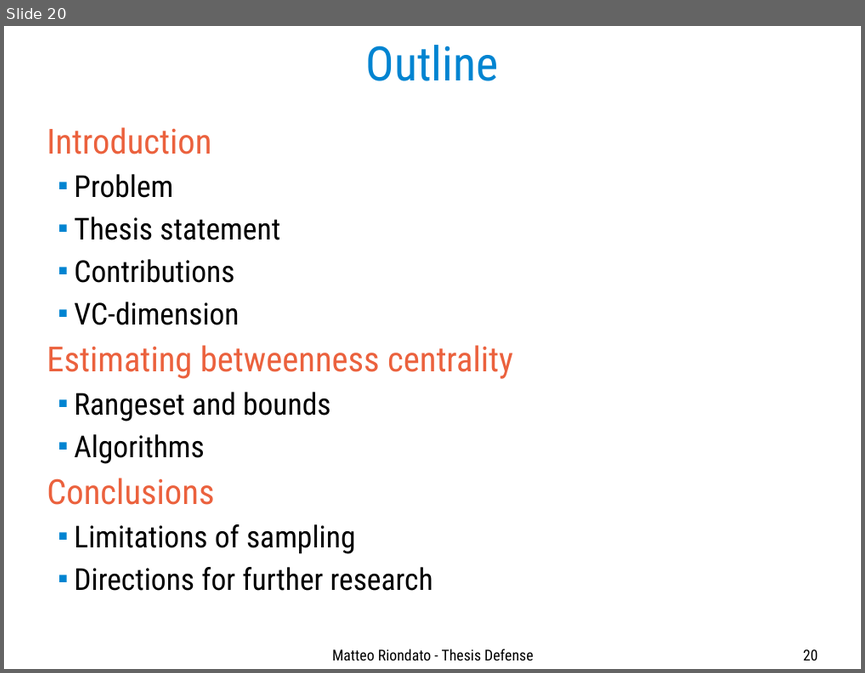
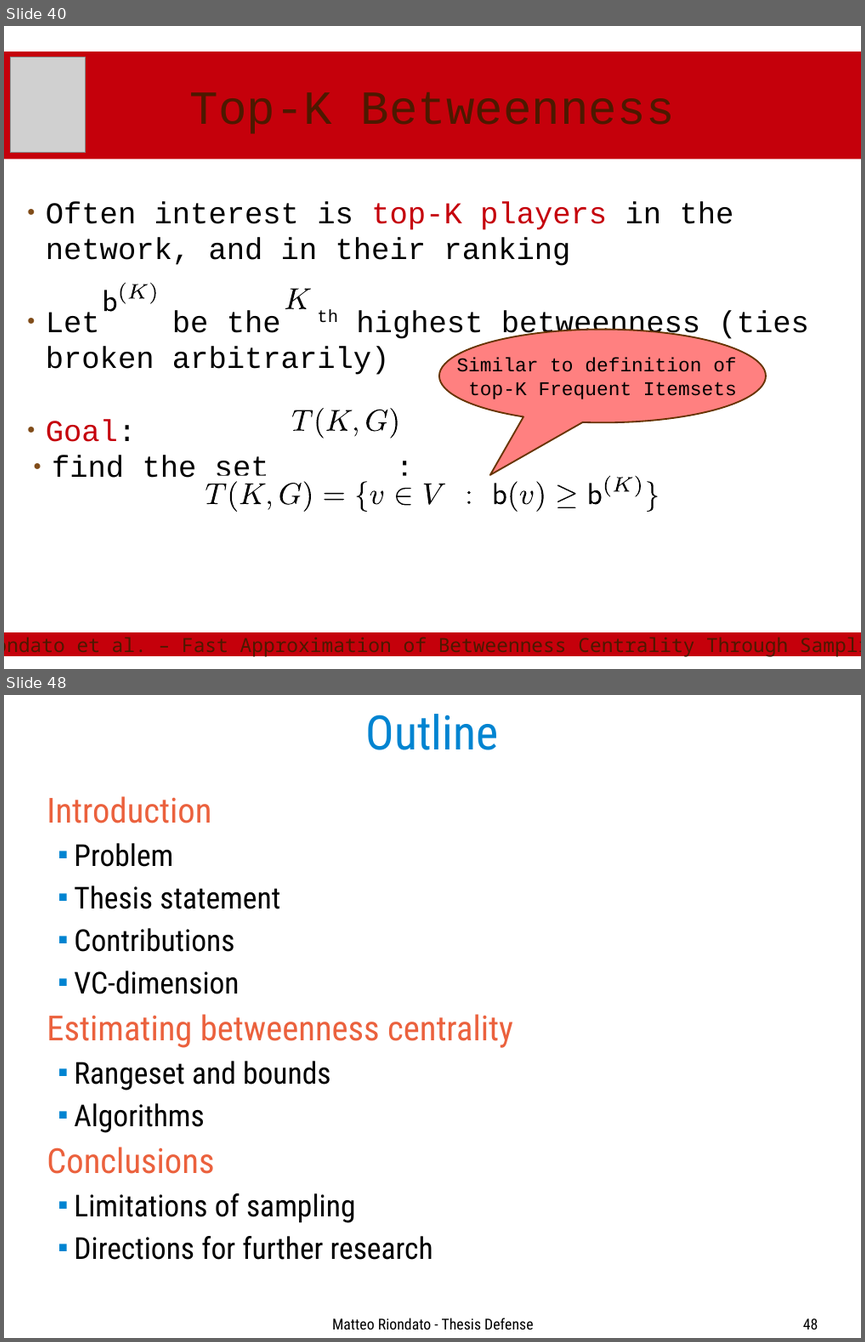
Before and after one commit to ZhizhongIsaacChen/dissertation, a slide deck: defense/Defense-talk.odp. Shown one above the other, each under a label of ours: slide 20 before the commit, slides 40 and 48 after it; the slides between them are not shown. The pictures are 865x673 and 865x1342 pixels, drawn with LibreOffice and Linux fonts; fonts in the diff are those of the drawing; grey boxes stand for pictures. Boxes give left, top, right and bottom in pixels: in the first picture for what was removed or moved away, otherwise in the second. Text is boxed around its words. In the diff, an @@ line names an element or a change of style, - is before the commit and + after.

Commit message:
Import betweenness slides. To reformat and expand.

```diff
--- a/defense/Defense-talk.odp
+++ b/defense/Defense-talk.odp
@@ slide 40 added at box(4, 26, 861, 669), background #FFFFFF @@
@@ title added at box(4, 52, 861, 159), fill #C5000B, 44 pt, text #4C1900 @@
+Top-K Betweenness
@@ picture added at box(10, 57, 86, 153) @@
@@ text added at box(46, 202, 809, 485), 28 pt, text #000000 @@
+● Often interest is top-K players in the network, and in their ranking
+● Let be the th highest betweenness (ties broken arbitrarily)
+● Goal:
+  ● find the set :
@@ group added at box(102, 283, 158, 311): 5 freeform shapes @@
@@ freeform shape added at box(284, 288, 312, 309), fill #FFFFFF @@
@@ freeform shape added at box(285, 288, 311, 309), fill #000000 @@
@@ speech bubble added at box(439, 329, 766, 422), fill #FF8080, outline #663300 1.45 pt, 18 pt, text #000000 @@
+Similar to definition of
+top-K Frequent Itemsets
@@ group added at box(291, 408, 400, 438): 7 freeform shapes @@
@@ group added at box(205, 476, 660, 511): 23 freeform shapes @@
@@ rectangle added at box(4, 632, 861, 656), fill #C5000B, outline #C5000B 0 pt, 18 pt, text #4C1900 @@
+Riondato et al. – Fast Approximation of Betweenness Centrality Through Sampling
@@ what was slide 20 is now slide 48 @@
@@ page number at box(803, 1318, 818, 1329): text changed @@
-20
+48
```
Also in this commit, not shown: 3 slides changed, 27 other slides added.
